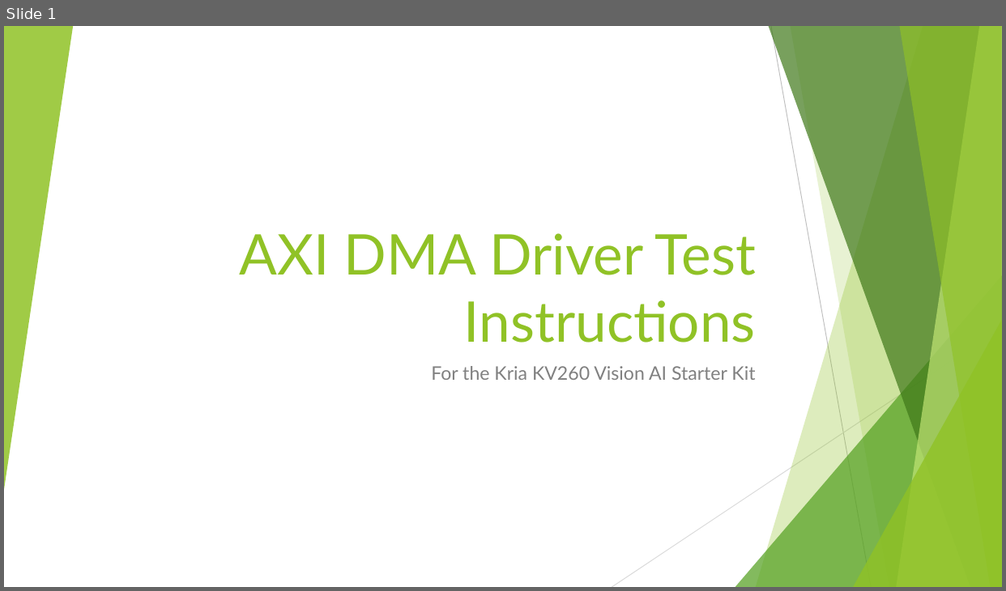
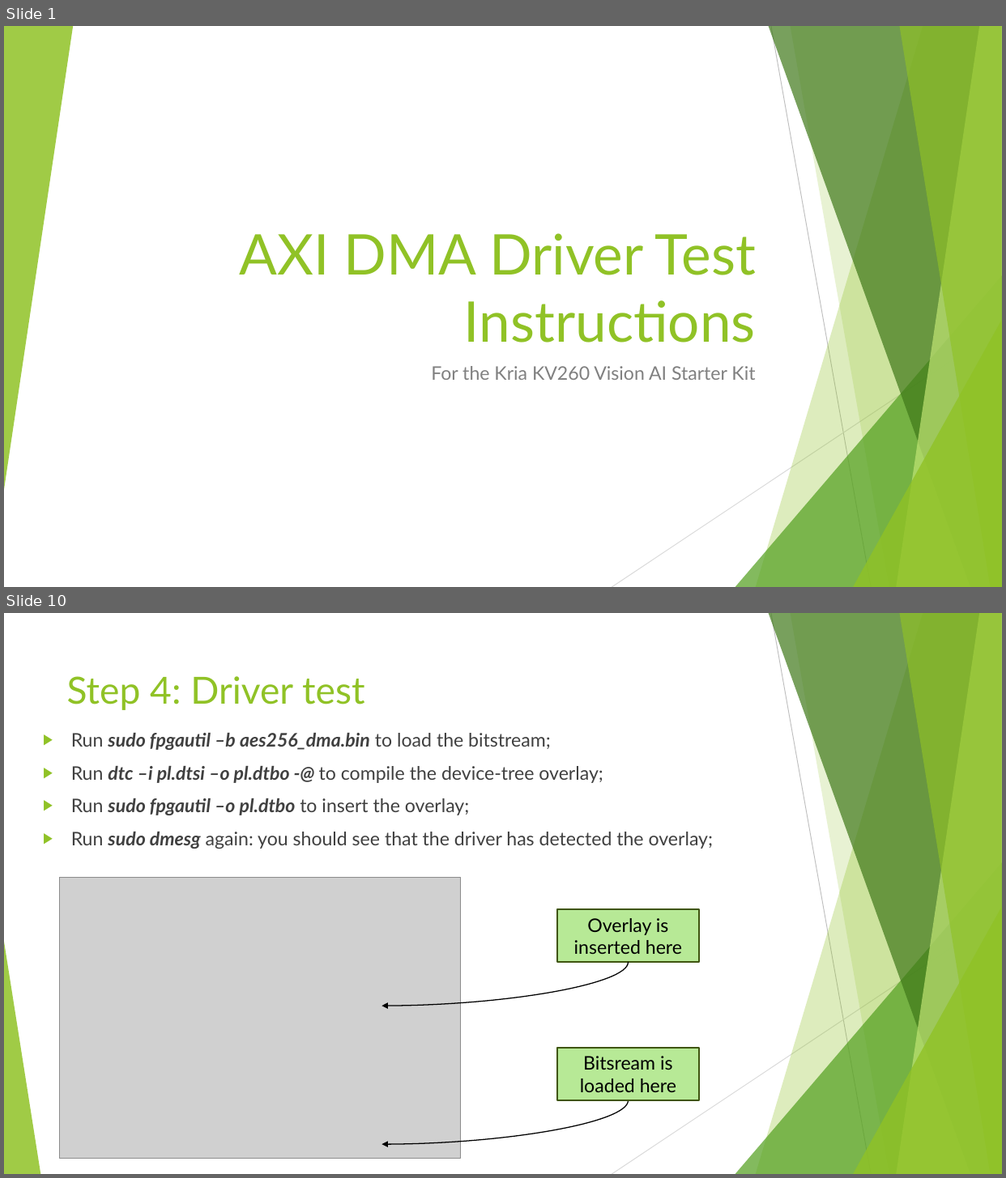
Before and after one commit to GiuseppeSatta/AXI-based-drivers, a slide deck: AXI DMA Driver Test Instructions.pptx. Shown one above the other, each under a label of ours: slide 1 before the commit, slides 1 and 10 after it; the slides between them are not shown. The pictures are 1006x591 and 1006x1178 pixels, drawn with LibreOffice and Linux fonts; fonts in the diff are those of the drawing; grey boxes stand for pictures. Boxes give left, top, right and bottom in pixels: in the first picture for what was removed or moved away, otherwise in the second. Text is boxed around its words. In the diff, an @@ line names an element or a change of style, - is before the commit and + after.

```diff
--- a/AXI DMA Driver Test Instructions.pptx
+++ b/AXI DMA Driver Test Instructions.pptx
@@ slide 10 added at bbox=[4, 613, 1002, 1174], background #FFFFFF; not listed: 9 template elements that a slide beside it also shows @@
@@ title added at bbox=[67, 676, 364, 710], 36 pt, text #90C226 @@
+Step 4: Driver test
@@ text added at bbox=[71, 733, 714, 849], 18 pt, text #404040 @@
+▶ Run sudo fpgautil –b aes256_dma.bin to load the bitstream;
+▶ Run dtc –i pl.dtsi –o pl.dtbo -@ to compile the device-tree overlay;
+▶ Run sudo fpgautil –o pl.dtbo to insert the overlay;
+▶ Run sudo dmesg again: you should see that the driver has detected the overlay;
@@ picture added at bbox=[59, 877, 460, 1159] @@
@@ rectangle added at bbox=[557, 909, 699, 963], fill #B7E996, outline #3F5511 1.5 pt, 18 pt, text #000000 @@
+Overlay is inserted here
@@ triangle added at bbox=[4, 942, 40, 1174], fill #90C226 at 85% opacity @@
@@ curved arrow added from (629, 963) to (382, 1006), #000000 1 pt @@
@@ rectangle added at bbox=[557, 1048, 699, 1101], fill #B7E996, outline #3F5511 1.5 pt, 18 pt, text #000000 @@
+Bitsream is loaded here
@@ curved arrow added from (629, 1101) to (382, 1144), #000000 1 pt @@
```
Also in this commit, not shown: 5 slides changed, 5 other slides added, 1 slide removed.
